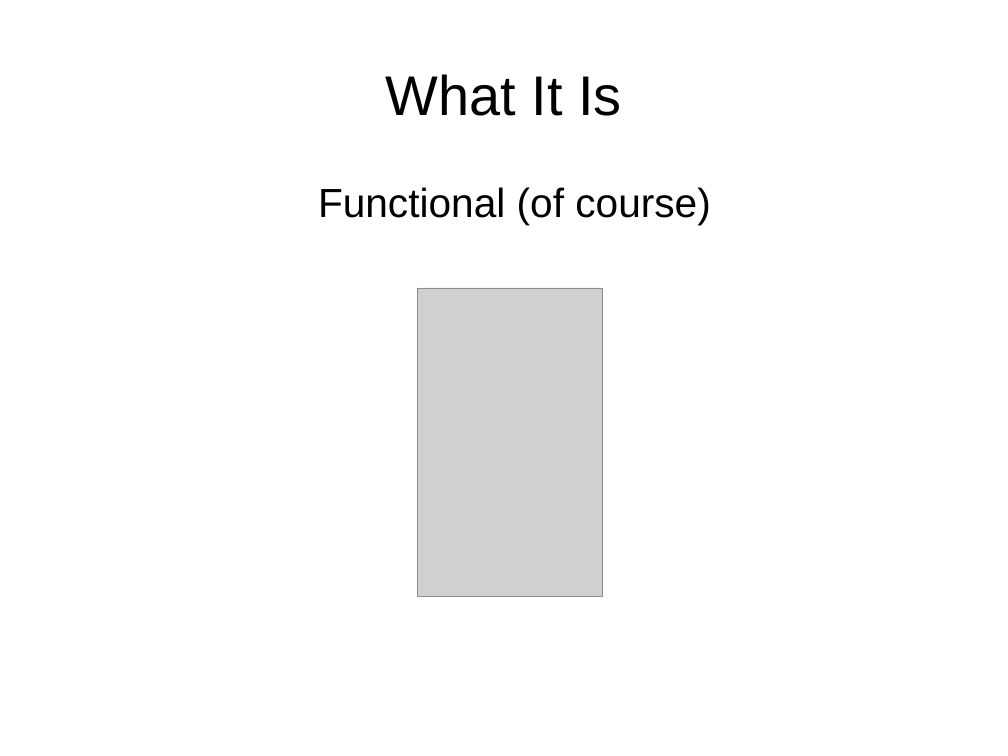
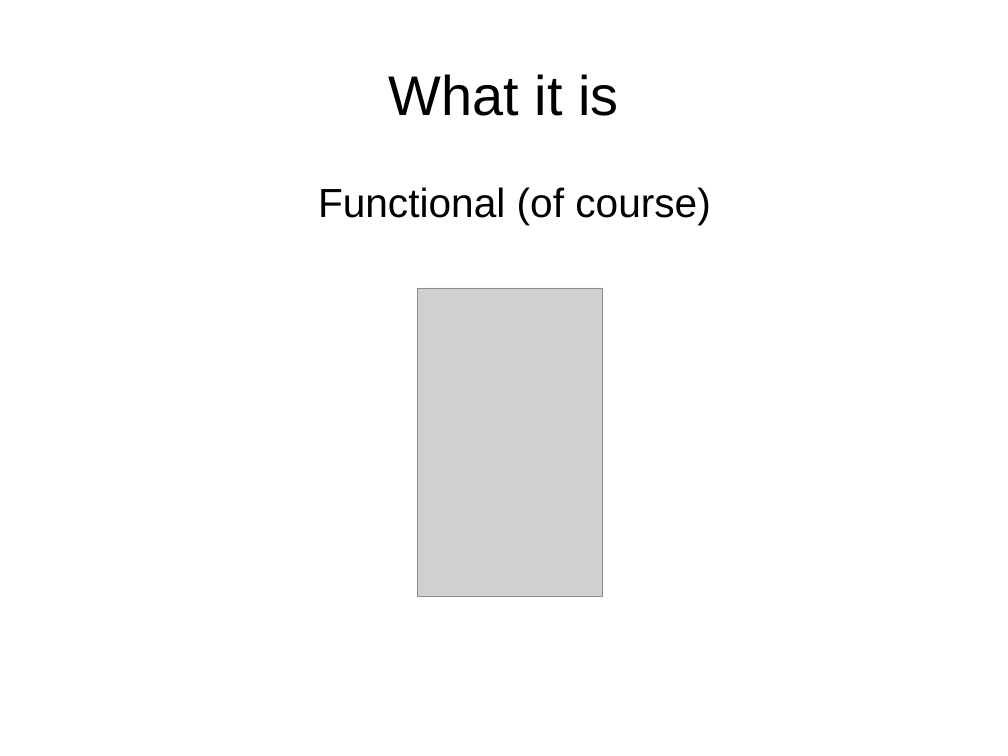
Before and after one commit to bernardd/conference-talks, a slide deck: slide 2 of Erlang Intro.odp. Drawn at 1008x756 pixels with LibreOffice and Linux fonts; fonts in the diff are those of the drawing; grey boxes stand for pictures. Boxes give left, top, right and bottom in pixels: in the first picture for what was removed or moved away, otherwise in the second. Text is boxed around its words. In the diff, an @@ line names an element or a change of style, - is before the commit and + after.

```diff
--- a/Erlang Intro.odp
+++ b/Erlang Intro.odp
@@ title at bbox=[389, 74, 618, 116]: text changed @@
-What It Is
+What it is
```
Also in this commit, not shown: 9 other slides changed, 3 slides added.
